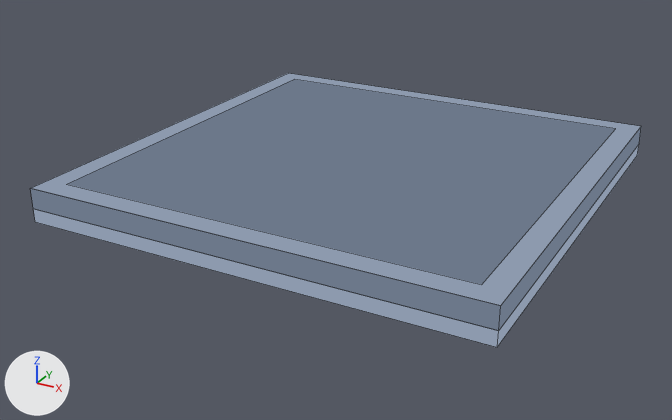
One commit to the Blender file art-source/f004/slots/source/occupied/model/occupied.blend: the scene before it, then after it.
Camera for both pictures: a 50 mm lens placed at (1.78, -3.47, 1.59), pointed at (-0.07, -0.12, -0.09). The axes (+X, +Y, +Z) are drawn at lower left. The lights are the same throughout. The older version comes first. Mesh edges are drawn as thin lines.

Names of what the first picture shows: 'slab', 'top'.
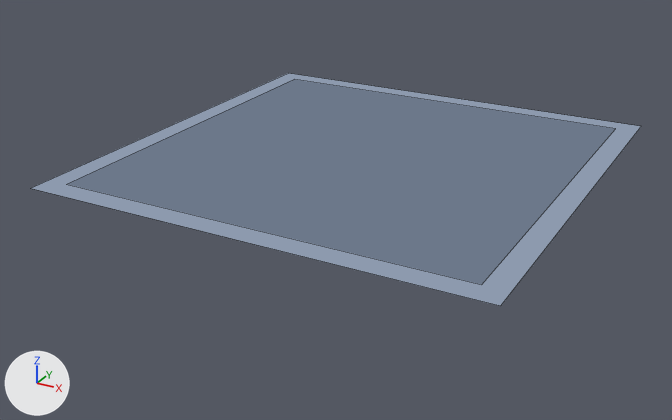
The newer file is also turned or shifted as a whole; pictures and numbers use the older file's frame.

Location of each change, (x1, y1, x2, y2) in pixels of the pictures (672 x 420 px):
```json
{"object": "slab", "change": "reshaped", "before": [30, 73, 641, 347], "after": [31, 73, 641, 306], "on screen": "15% shorter"}
{"part": 1, "of": "me_slab", "change": "deleted", "before": [30, 188, 501, 331]}
{"part": 2, "of": "me_slab", "change": "deleted", "before": [499, 128, 641, 330]}
{"part": 3, "of": "me_slab", "change": "deleted", "before": [33, 209, 499, 347]}
{"part": 4, "of": "me_slab", "change": "deleted", "before": [497, 145, 639, 347]}
```

Scene script edits in JSON lines:
```json
{"block": "me_slab", "where": "# used by ob_slab; location = (0.0, 0.0, 0.0)"}
{"op": "remove", "block": "me_slab", "code": "me_slab.from_pydata(...)  # 20 vertices, 5 faces; spans x -1.0..1.0, y -1.0..1.0, z 0.0..0.15"}
{"op": "add", "block": "me_slab", "code": "me_slab.from_pydata(...)  # 4 vertices, 1 face; spans x -1.0..1.0, y -1.0..1.0, z 0.15"}
{"block": "me_slab", "change": "me_slab part 1: the loose piece of 4 vertices spanning x -1.0..1.0, y -1.0, z 0.06..0.15 is deleted"}
{"block": "me_slab", "change": "me_slab part 2: the loose piece of 4 vertices spanning x 1.0, y -1.0..1.0, z 0.06..0.15 is deleted"}
{"block": "me_slab", "change": "me_slab part 3: the loose piece of 4 vertices spanning x -1.0..1.0, y -1.0, z 0.0..0.06 is deleted"}
{"block": "me_slab", "change": "me_slab part 4: the loose piece of 4 vertices spanning x 1.0, y -1.0..1.0, z 0.0..0.06 is deleted"}
{"op": "remove", "block": "me_slab", "code": "me_slab.materials.append(mat_pal_plate_1)  # greyish blue #6c788a"}
```
